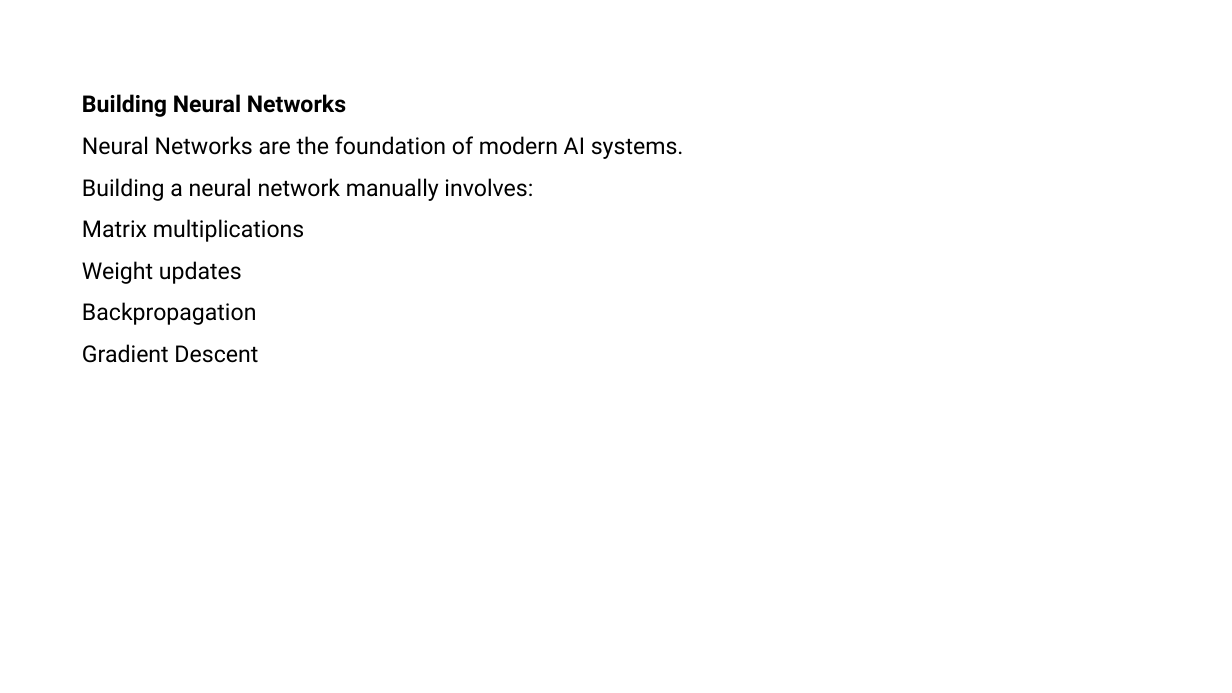
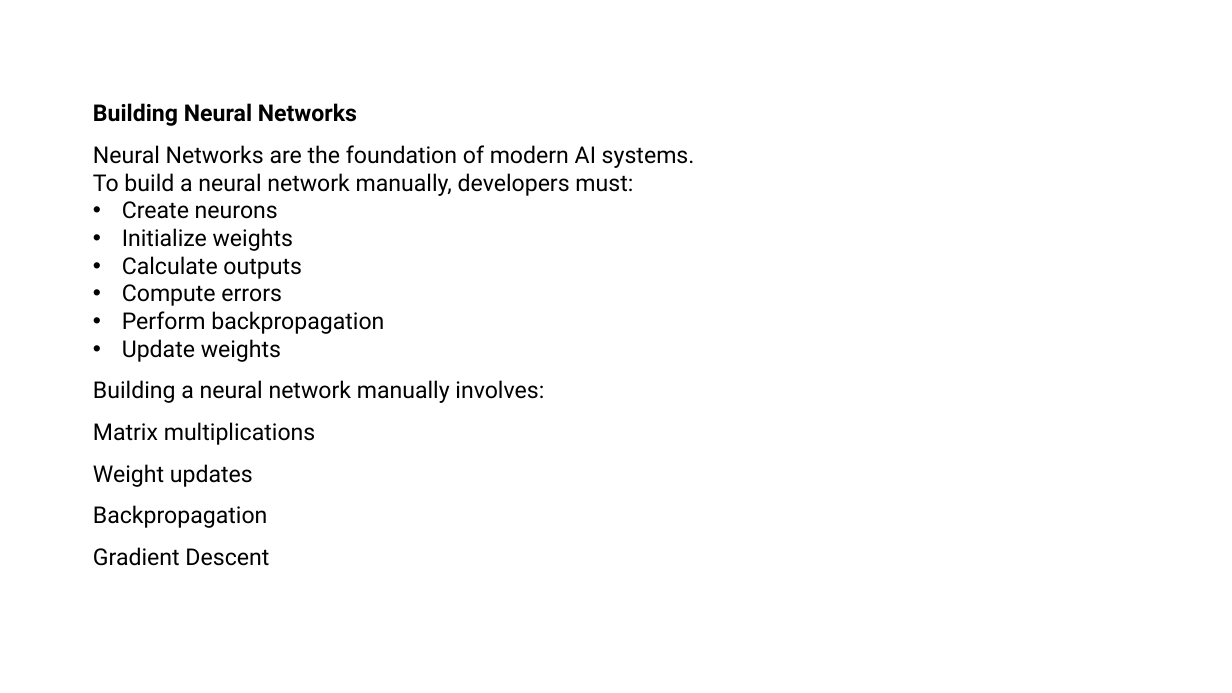
Before and after one commit to srilekhachundu/office_files, a slide deck: slide 6 of Library.pptx. Drawn at 1232x693 pixels with LibreOffice and Linux fonts; fonts in the diff are those of the drawing. Boxes give left, top, right and bottom in pixels: in the first picture for what was removed or moved away, otherwise in the second. Text is boxed around its words. In the diff, an @@ line names an element or a change of style, - is before the commit and + after.

```diff
--- a/Library.pptx
+++ b/Library.pptx
@@ text "Building Neural Networks": place and size @@
-text "Building Neural Networks" at [82, 94, 684, 363]
+text "Building Neural Networks" at [93, 103, 695, 566]
@@ text at [93, 173, 633, 362]: paragraphs added @@
+To build a neural network manually, developers must:
+• Create neurons
+• Initialize weights
+• Calculate outputs
+• Compute errors
+• Perform backpropagation
+• Update weights
```
Also in this commit, not shown: 7 other slides changed.
